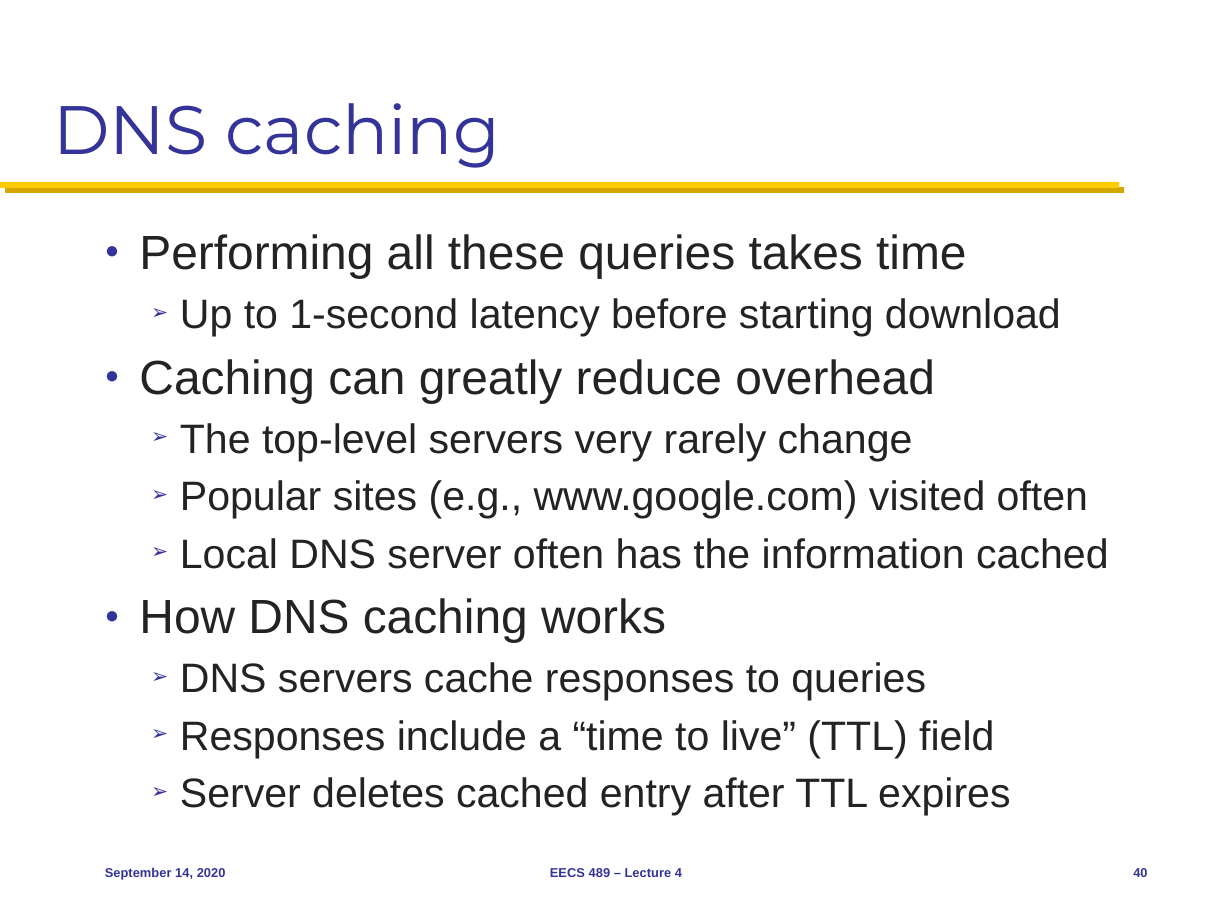
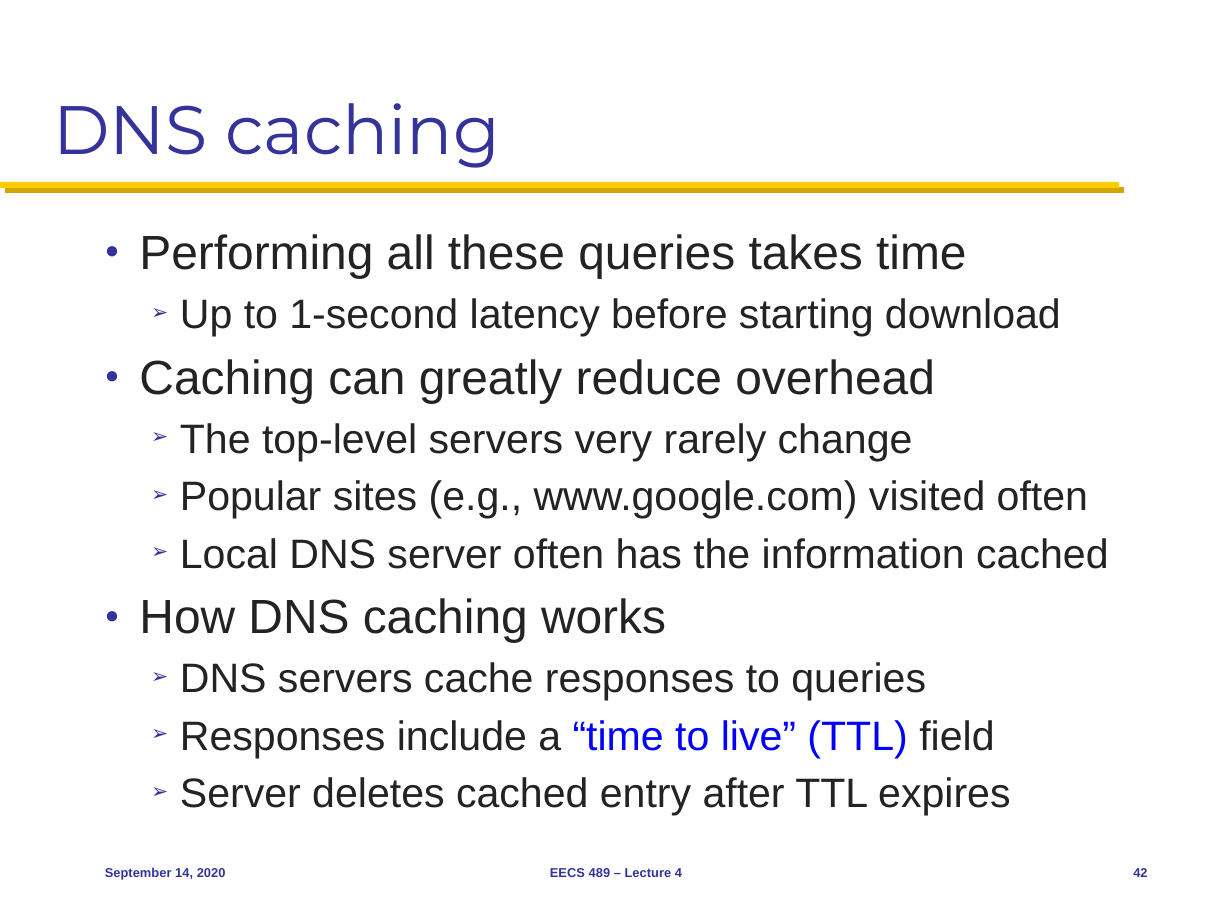
Before and after one commit to mosharaf/eecs489, a slide deck: slide 42 of Slides/091420.pptx (slide 40 before the commit). Drawn at 1232x924 pixels with LibreOffice and Linux fonts; fonts in the diff are those of the drawing. Boxes give left, top, right and bottom in pixels: in the first picture for what was removed or moved away, otherwise in the second. Text is boxed around its words. In the diff, an @@ line names an element or a change of style, - is before the commit and + after.

```diff
--- a/Slides/091420.pptx
+++ b/Slides/091420.pptx
@@ text at [180,720,994,758]: text colour #232323 to #0000FF in "“time to live” (TTL)" @@
@@ page number at [1133,868,1147,877]: text changed @@
-40
+42
```
Also in this commit, not shown: 4 other slides changed, 2 slides added.
